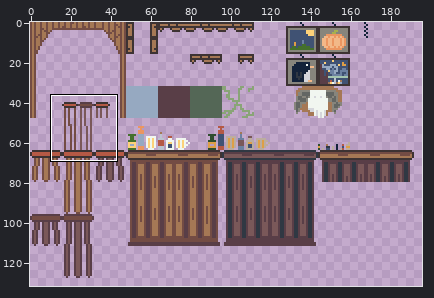
File history of a pixel-art file, assets/images/aseprite/cowboy/CowboyTilemap.aseprite. Above, an overview of the earlier version with the close-up marked.
Close-up. Before the edit:
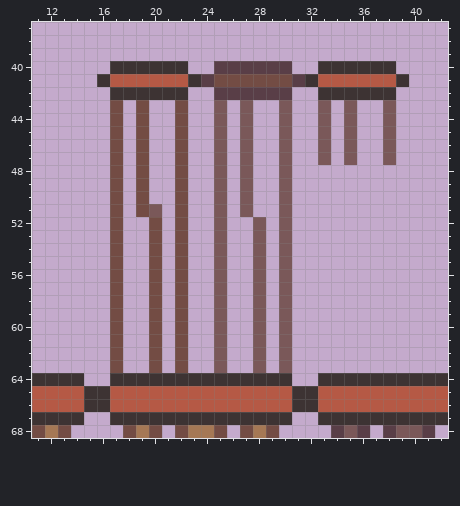
320x160 pixels, 1 frame. Shown: x 11..42, y 37..68. The old version is drawn lined up with the new one, on the new canvas. The wide view leaves out empty margins.
And afterwards:
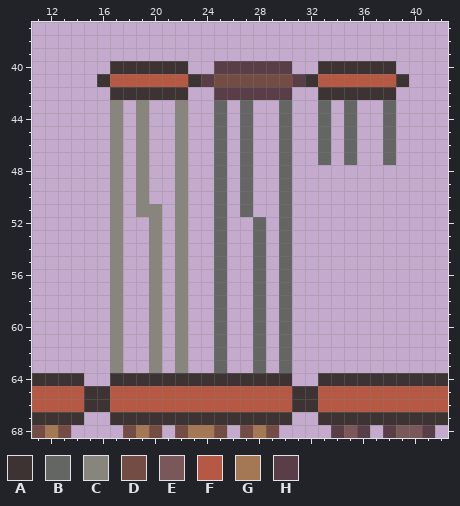
Palette (. is transparent): A #3d3333  B #636663  C #87857c  D #734c44  E #7a5859  F #b55945  G #a57855  H #593e47
Commit: Grey legs for Stools
From old to new:
canvas 320x160 -> 500x250
Changed rows in their new state; - is an unchanged pixel.
first column x 17:
43 C-C--C--B-B--B--B-B--B
44 C-C--C--B-B--B--B-B--B
45 C-C--C--B-B--B--B-B--B
46 C-C--C--B-B--B--B-B--B
47 C-C--C--B-B--B--B-B--B
48 C-C--C--B-B--B--------
49 C-C--C--B-B--B--------
50 C-C--C--B-B--B--------
51 C-CC-C--B-B--B--------
52 C--C-C--B--B-B--------
53 C--C-C--B--B-B--------
54 C--C-C--B--B-B--------
55 C--C-C--B--B-B--------
56 C--C-C--B--B-B--------
57 C--C-C--B--B-B--------
58 C--C-C--B--B-B--------
59 C--C-C--B--B-B--------
60 C--C-C--B--B-B--------
61 C--C-C--B--B-B--------
62 C--C-C--B--B-B--------
63 C--C-C--B--B-B--------
